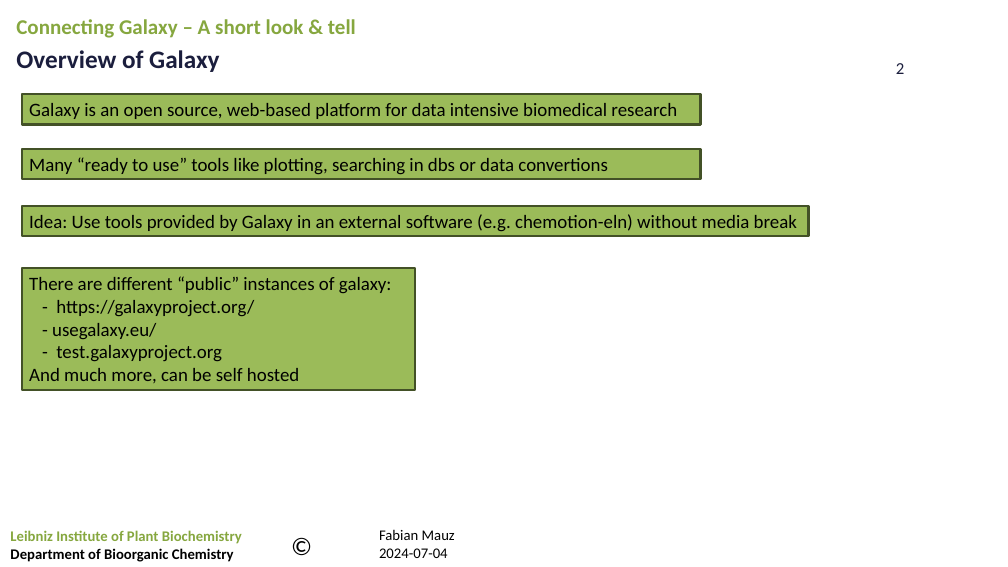
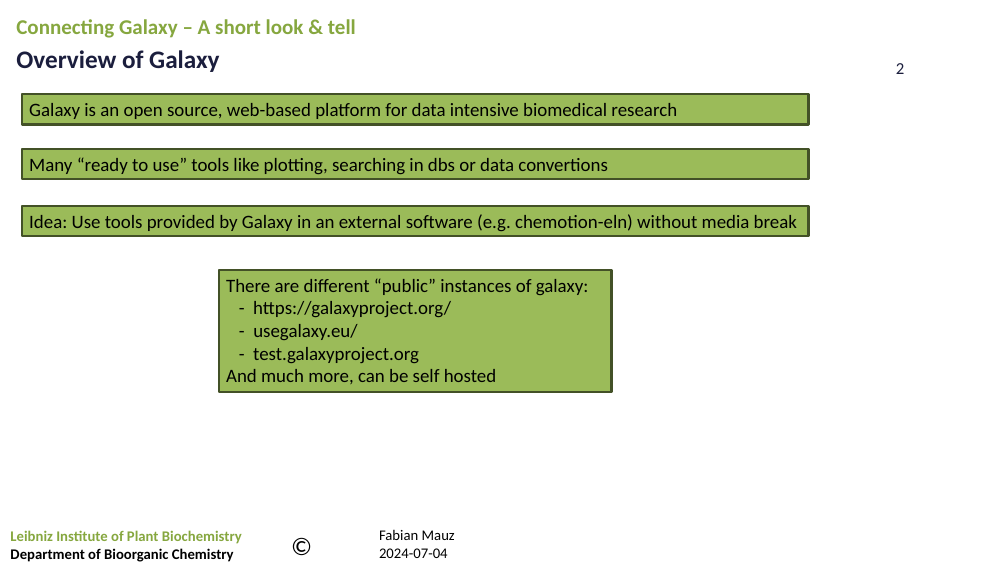
Before and after one commit to FabianMauz/ipb-talk-galaxy-api-20240704, a slide deck: slide 2 of talk/20240704_galaxy-api.pptx. Drawn at 1008x567 pixels with LibreOffice and Linux fonts; fonts in the diff are those of the drawing; background and template pictures are left out. Boxes give left, top, right and bottom in pixels: in the first picture for what was removed or moved away, otherwise in the second. Text is boxed around its words. In the diff, an @@ line names an element or a change of style, - is before the commit and + after.

```diff
--- a/talk/20240704_galaxy-api.pptx
+++ b/talk/20240704_galaxy-api.pptx
@@ rectangle "Galaxy is an open source, ...": place and size @@
-rectangle "Galaxy is an open source, ..." at box(22, 94, 701, 124)
+rectangle "Galaxy is an open source, ..." at box(22, 94, 809, 124)
@@ rectangle "Many “ready to use” tools ...": place and size @@
-rectangle "Many “ready to use” tools ..." at box(22, 149, 701, 179)
+rectangle "Many “ready to use” tools ..." at box(22, 149, 809, 179)
@@ rectangle "There are different “public” instances ...": place and size @@
-rectangle "There are different “public” instances ..." at box(22, 268, 415, 391)
+rectangle "There are different “public” instances ..." at box(219, 270, 612, 392)
```
Also in this commit, not shown: 2 other slides changed, 1 slide added, 3 other files.
